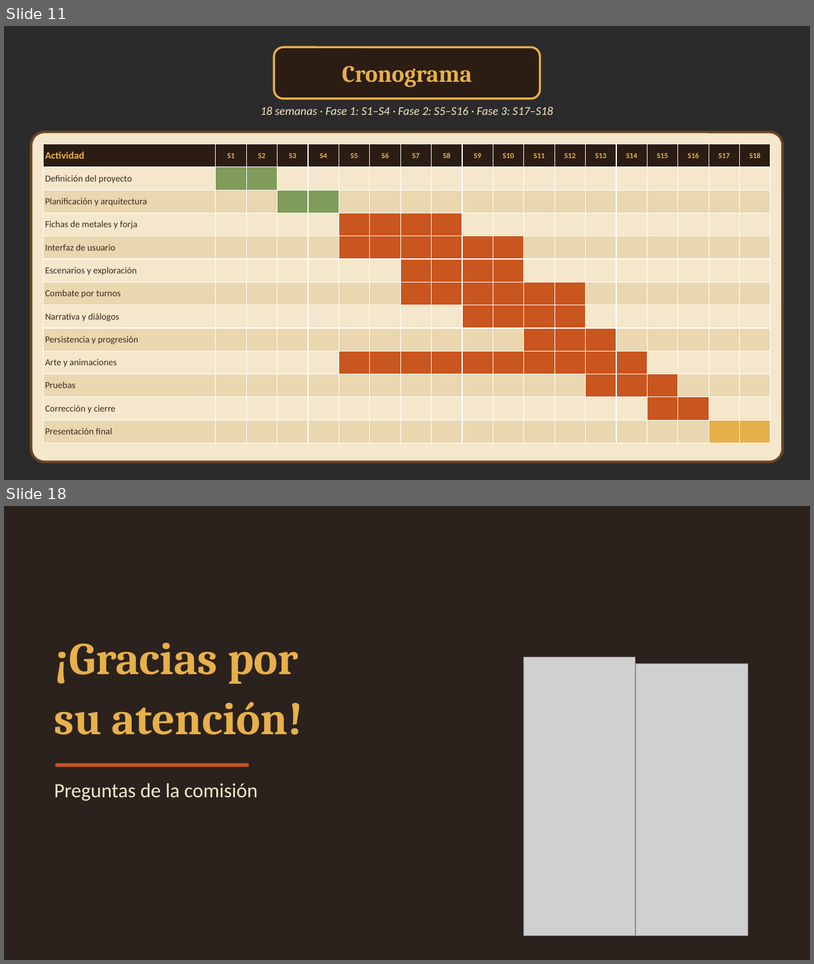
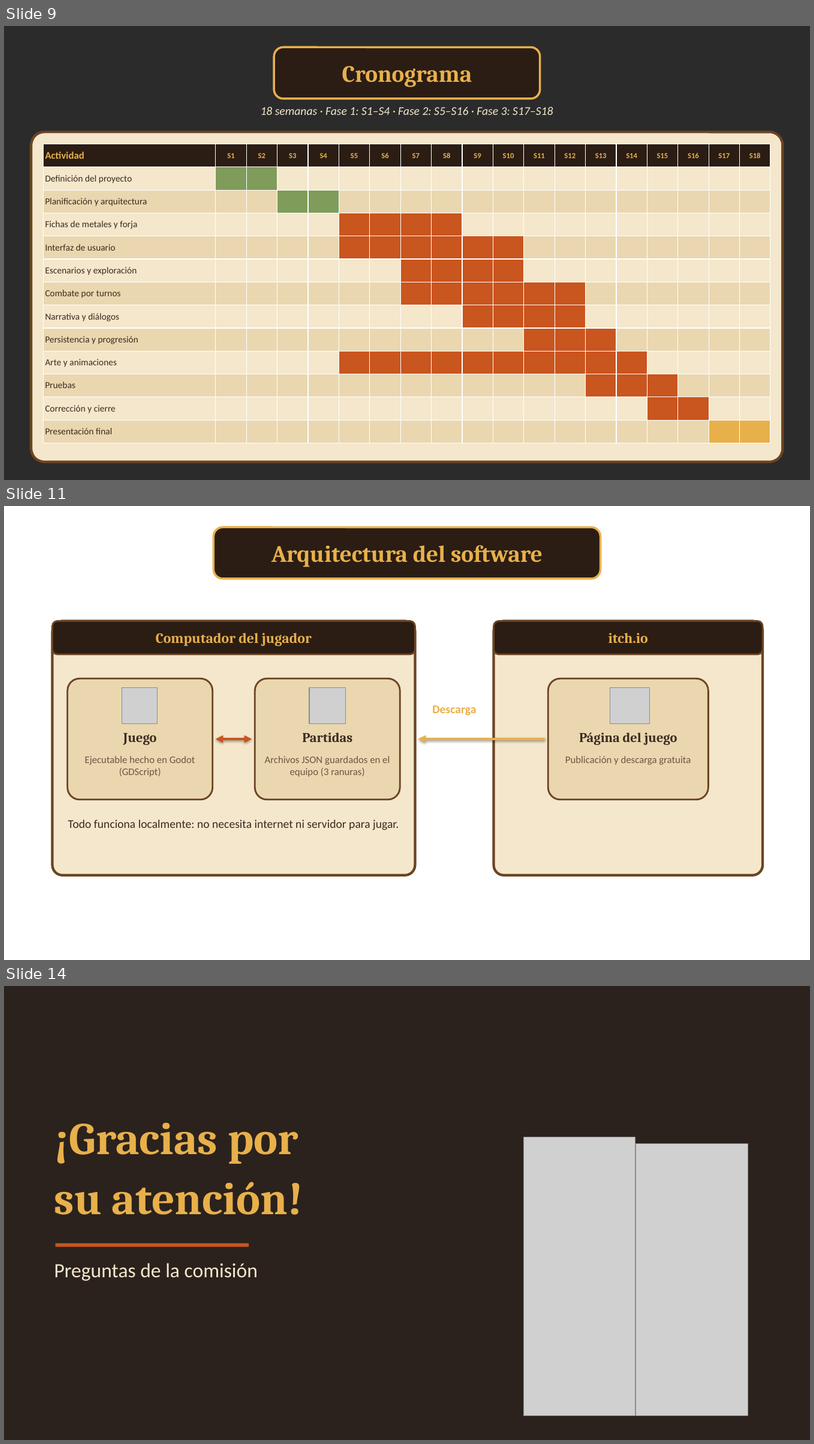
Before and after one commit to jjmmcode/CAPSTONE-G6-2026-02, a slide deck: Fase 1/Evidencias Grupales/Presentación idea de proyecto.pptx. Shown one above the other, each under a label of ours: slides 11 and 18 before the commit, slides 9, 11 and 14 after it; the slides between them are not shown. The pictures are 814x964 and 814x1444 pixels, drawn with LibreOffice and Linux fonts; fonts in the diff are those of the drawing; grey boxes stand for pictures; background and template pictures are left out; a plain dark background stands for a picture behind light text. Boxes give left, top, right and bottom in pixels: in the first picture for what was removed or moved away, otherwise in the second. Text is boxed around its words. In the diff, an @@ line names an element or a change of style, - is before the commit and + after.

```diff
--- a/Fase 1/Evidencias Grupales/Presentación idea de proyecto.pptx
+++ b/Fase 1/Evidencias Grupales/Presentación idea de proyecto.pptx
@@ slide 11 added at [4, 506, 810, 960], background picture (left out) @@
@@ rounded rectangle added at [214, 527, 601, 579], fill #2B1D14, outline #E8B04B 2.5 pt @@
@@ text added at [272, 545, 543, 567], 28 pt, text #E8B04B, bold @@
+Arquitectura del software
@@ rounded rectangle added at [53, 621, 416, 875], fill #F4E7CC, outline #6B4423 3 pt @@
@@ rounded rectangle added at [53, 621, 416, 654], fill #2B1D14, outline #6B4423 2 pt @@
@@ rounded rectangle added at [494, 621, 763, 875], fill #F4E7CC, outline #6B4423 3 pt @@
@@ rounded rectangle added at [494, 621, 763, 654], fill #2B1D14, outline #6B4423 2 pt @@
@@ text added at [156, 633, 312, 646], 17 pt, text #E8B04B, bold @@
+Computador del jugador
@@ text added at [609, 633, 648, 643], 17 pt, text #E8B04B, bold @@
+itch.io
@@ rounded rectangle added at [68, 678, 213, 799], fill #EAD7B0, outline #6B4423 2 pt @@
@@ rounded rectangle added at [255, 678, 400, 799], fill #EAD7B0, outline #6B4423 2 pt @@
@@ rounded rectangle added at [548, 678, 709, 799], fill #EAD7B0, outline #6B4423 2 pt @@
@@ picture added at [122, 687, 157, 724] @@
@@ picture added at [309, 687, 346, 724] @@
@@ picture added at [610, 687, 650, 724] @@
@@ text added at [432, 705, 476, 715], 14 pt, text #E8B04B, bold @@
+Descarga
@@ text added at [123, 733, 157, 745], 16 pt, text #3B2A1E, bold @@
+Juego
@@ double arrow added from (216, 739) to (252, 739), #C9551F 3 pt @@
@@ text added at [302, 732, 353, 742], 16 pt, text #3B2A1E, bold @@
+Partidas
@@ arrow added from (545, 739) to (419, 739), #E8B04B 3 pt @@
@@ text added at [579, 732, 678, 745], 16 pt, text #3B2A1E, bold @@
+Página del juego
@@ text added at [85, 756, 195, 777], 12 pt, text #6E5540 @@
+Ejecutable hecho en Godot (GDScript)
@@ text added at [265, 756, 390, 777], 12 pt, text #6E5540 @@
+Archivos JSON guardados en el equipo (3 ranuras)
@@ text added at [566, 756, 691, 765], 12 pt, text #6E5540 @@
+Publicación y descarga gratuita
@@ text added at [68, 819, 399, 830], 14 pt, text #3B2A1E @@
+Todo funciona localmente: no necesita internet ni servidor para jugar.
@@ what was slide 11 is now slide 9 @@
@@ what was slide 18 is now slide 14 @@
```
Also in this commit, not shown: 10 slides changed, 5 other slides added, 4 slides removed, 1 other file.
